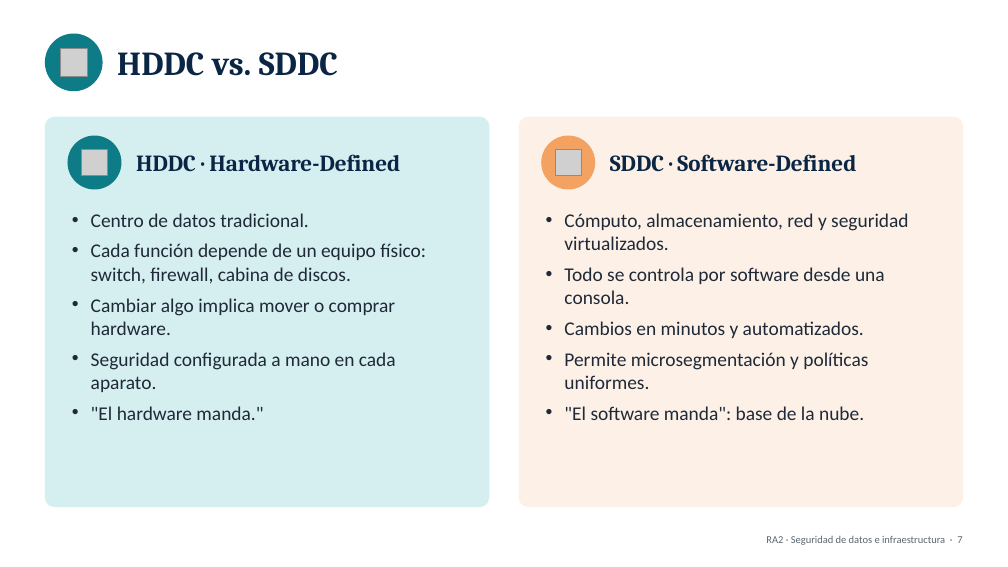
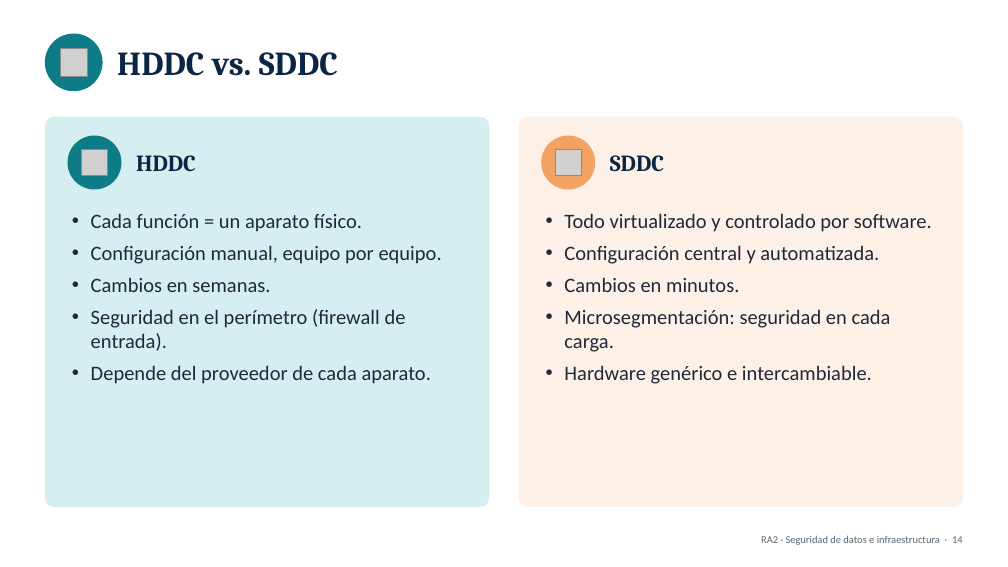
Before and after one commit to HrndzEricka/CABANA, a slide deck: slide 15 of 11-3/presentaciones/RA2_Seguridad_Datos_Infraestructura.pptx (slide 8 before the commit). Drawn at 1008x567 pixels with LibreOffice and Linux fonts; fonts in the diff are those of the drawing; grey boxes stand for pictures. Boxes give left, top, right and bottom in pixels: in the first picture for what was removed or moved away, otherwise in the second. Text is boxed around its words. In the diff, an @@ line names an element or a change of style, - is before the commit and + after.

```diff
--- a/11-3/presentaciones/RA2_Seguridad_Datos_Infraestructura.pptx
+++ b/11-3/presentaciones/RA2_Seguridad_Datos_Infraestructura.pptx
@@ text at <box>136,155,196,171</box>: text changed @@
-HDDC · Hardware-Defined
+HDDC
@@ text at <box>610,155,664,172</box>: text changed @@
-SDDC · Software-Defined
+SDDC
@@ text at <box>91,213,442,384</box>: text changed; size 18.5 to 19.5 pt @@
-• Centro de datos tradicional.
-• Cada función depende de un equipo físico: switch, firewall, cabina de discos.
-• Cambiar algo implica mover o comprar hardware.
-• Seguridad configurada a mano en cada aparato.
-• "El hardware manda."
+• Cada función = un aparato físico.
+• Configuración manual, equipo por equipo.
+• Cambios en semanas.
+• Seguridad en el perímetro (firewall de entrada).
+• Depende del proveedor de cada aparato.
@@ text at <box>564,213,932,384</box>: text changed; size 18.5 to 19.5 pt @@
-• Cómputo, almacenamiento, red y seguridad virtualizados.
-• Todo se controla por software desde una consola.
-• Cambios en minutos y automatizados.
-• Permite microsegmentación y políticas uniformes.
-• "El software manda": base de la nube.
+• Todo virtualizado y controlado por software.
+• Configuración central y automatizada.
+• Cambios en minutos.
+• Microsegmentación: seguridad en cada carga.
+• Hardware genérico e intercambiable.
@@ text at <box>761,535,963,545</box>: text changed @@
-RA2 · Seguridad de datos e infraestructura · 7
+RA2 · Seguridad de datos e infraestructura · 14
```
Also in this commit, not shown: 19 other slides changed, 22 slides added, 3 slides removed, 4 other files.
